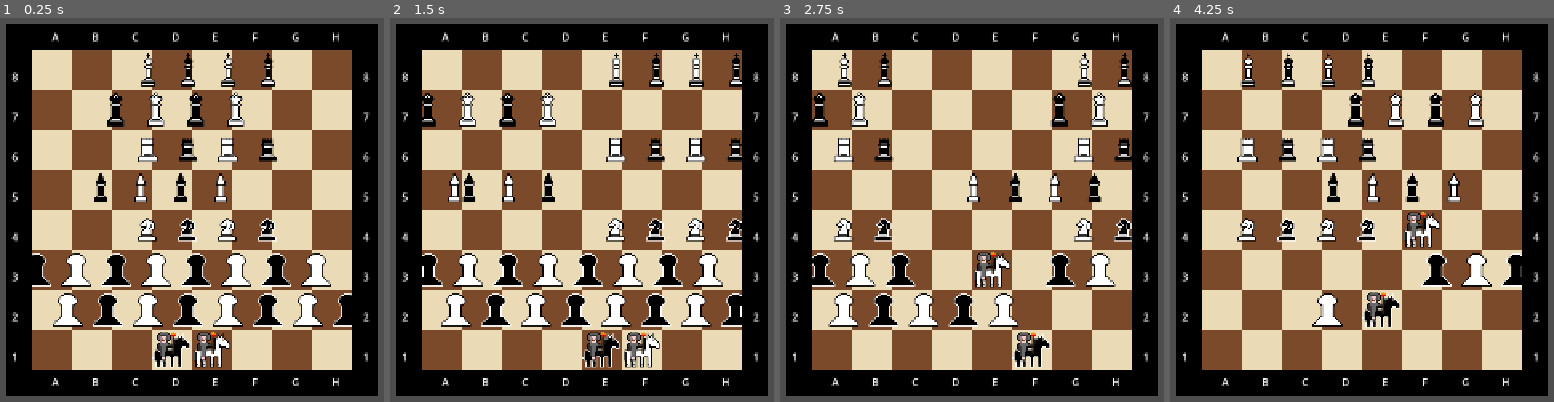
Above: before the commit, frames 1-4 (left to right).
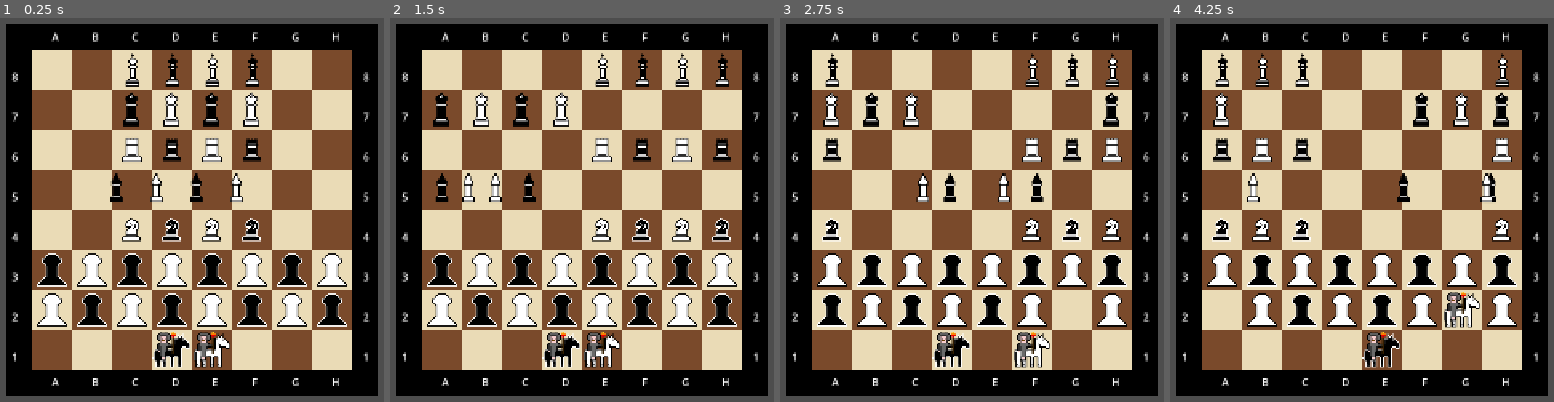
Above: after the commit, the same moments.

Repository: codebyabarrios/Pyramid-Chess
Game: Godot game, scene res://scenes/main.tscn
Two runs of this game, one before a commit and one after it. Both use one fixed random seed, a clock stepped at 60 frames per second and the inputs below.
Inputs (mouse positions are in pixels of both pictures, inside the frame that each line leads up to):
- Up to frame 1 (0.25 s): no input
- Up to frame 2 (1.5 s): tap Enter at 0.5 s; move the mouse to (outside the picture) at 0.52 s; hold D (p1_right) 0.53-1.28 s; tap Left (p2_left) at 0.6 s; click (outside the picture) at 0.67 s; tap Right (p2_right) at 0.8, 1.35 s; move the mouse to (outside the picture) at 1.27 s; hold Down from 1.28 s (still down)
- Up to frame 3 (2.75 s): tap Up (p2_up) at 1.55, 2.1 s; move the mouse to (outside the picture) at 2.02 s; release Down at 2.03 s; hold D (p1_right) from 2.03 s (still down); tap Left (p2_left) at 2.3 s
- Up to frame 4 (4.25 s): move the mouse to (outside the picture) at 2.77 s; release D (p1_right) at 2.78 s; hold W (p1_up) 2.78-3.53 s; tap Left (p2_left) at 2.85 s; click (outside the picture) at 2.92 s; tap Right (p2_right) at 3.05, 3.6 s; move the mouse to (outside the picture) at 3.52 s; hold A (p1_left) from 3.53 s (still down); tap Up (p2_up) at 3.8 s

The runs differ from the first frame. In frame 1, 19% of the frame differs, in the area x 8-92%, y 9-81%; in frame 2, 20%, in the area x 8-92%, y 9-92%; in frame 3, 18%; in frame 4, 17%.

Commit message:
Modificando la forma en la que las piezas se mueven, para que en vez de moverse sobre la fila, cada una de las piezas se mueva de casilla a casilla en la fila en la que se encuentra. A su vez, que los jinetes se puedan mover en diagonal. Si los jinetes comen una pieza de su mismo color, retroceden una casilla, en caso de que coman una pieza de color contrario, se desplazan junto con las demas piezas de dicha fila

Diff:
--- a/scenes/board.gd
+++ b/scenes/board.gd
@@ -124,22 +124,42 @@
 				current_piece.position = new_tile.position
 				add_child(current_piece)
 
+
+var movement_timer = 0.0
+const STEP_DELAY = 0.75
+
 func _process(delta):
+	movement_timer += delta
 
+	if movement_timer >= STEP_DELAY:
+		movement_timer = 0.0
+
+		for y in range(7):
+			for x in range(BOARD_SIZE):
+				var target = board[y][x]
+
+				if target != null:
+					var move_dir = target.direction
+					target.position.x += TILE_SIZE * move_dir
+
+					if move_dir == 1:
+						if target.position.x > MAX_X_POSITION:
+							target.position.x -= MAX_X_POSITION
+
+					elif move_dir == -1:
+						if target.position.x < 0:
+							target.position.x += MAX_X_POSITION
+
+func register_rider_in_matrix(rider_node: Node2D, x_pos: int, y_pos: int):
+	if y_pos >= 0 and y_pos < 7 and x_pos >= 0 and x_pos < BOARD_SIZE:
+		board[y_pos][x_pos] = rider_node
+
+func remove_rider_from_matrix(rider_node: Node2D):
 	for y in range(7):
 		for x in range(BOARD_SIZE):
-			var piece = board[y][x]
-			if piece != null:
+			if board[y][x] == rider_node:
+				board[y][x] = null
 
-				piece.position.x += movement_speed * delta * piece.direction
-
-				if piece.direction == 1:
-					if piece.position.x > MAX_X_POSITION:
-						piece.position.x -= MAX_X_POSITION
-
-				elif piece.direction == -1:
-					if piece.position.x < 0:
-						piece.position.x += MAX_X_POSITION
 
 func print_board():
 	for row in board:
--- a/scenes/main character/main_character.gd
+++ b/scenes/main character/main_character.gd
@@ -3,46 +3,85 @@
 var grid_position = Vector2i.ZERO
 var is_white = true
 var direction = 1
+var is_player_one = true
+var is_riding_rank = false
+var auto_movement_timer = 0.0
 
-# Interruptor para saber si es el Jugador 1 (WASD) o el Jugador 2 (Flechas)
-var is_player_one = true
+var input_buffer_timer = 0.0
+const INPUT_BUFFER_DELAY = 0.08
+var buffered_move_direction = Vector2.ZERO
+var is_waiting_for_input = false
 
+const STEP_DELAY = 0.75
 const TILE_SIZE = 64
 
 func _ready():
-	# Conectamos la colisión para comer piezas
 	$Area2D.area_entered.connect(_on_area_entered)
 
 func set_side(white: bool, texture_path: String):
 	is_white = white
-	# Si se configura como blanco (true), será el Jugador 2 (Flechas)
-	# Si se configura como negro (false), será el Jugador 1 (WASD)
 	is_player_one = !white
 	$Sprite2D.texture = load(texture_path)
 
 func _process(delta):
-	var move_direction = Vector2.ZERO
+	if is_riding_rank:
+		auto_movement_timer += delta
+		if auto_movement_timer >= STEP_DELAY:
+			auto_movement_timer = 0.0
+			position.x += TILE_SIZE * direction
+
+	var key_pressed_this_frame = false
 
 	if is_player_one:
 		if Input.is_action_just_pressed("p1_right"):
-			move_direction.x = 1
+			buffered_move_direction.x = 1
 		if Input.is_action_just_pressed("p1_left"):
-			move_direction.x = -1
+			buffered_move_direction.x = -1
 		if Input.is_action_just_pressed("p1_up"):
-			move_direction.y = -1
+			buffered_move_direction.y = -1
+			key_pressed_this_frame = true
 	else:
 		if Input.is_action_just_pressed("p2_right"):
-			move_direction.x = 1
+			buffered_move_direction.x = 1
 		if Input.is_action_just_pressed("p2_left"):
-			move_direction.x = -1
+			buffered_move_direction.x = -1
 		if Input.is_action_just_pressed("p2_up"):
-			move_direction.y = -1
+			buffered_move_direction.y = -1
+			key_pressed_this_frame = true
 
-	if move_direction != Vector2.ZERO:
-		position.x += move_direction.x * TILE_SIZE
-		position.y += move_direction.y * TILE_SIZE
+	if key_pressed_this_frame and not is_waiting_for_input:
+		is_waiting_for_input = true
+		input_buffer_timer = 0.0
 
-func _on_area_entered(area_que_tocamos: Area2D):
-	var piece = area_que_tocamos.get_parent()
+	if is_waiting_for_input:
+		input_buffer_timer += delta
+
+		if input_buffer_timer >= INPUT_BUFFER_DELAY:
+			is_waiting_for_input = false
+
+			if buffered_move_direction != Vector2.ZERO:
+				var board_node = get_parent()
+				if board_node and board_node.has_method("remove_rider_from_matrix"):
+					board_node.remove_rider_from_matrix(self)
+
+				position.x += buffered_move_direction.x * TILE_SIZE
+				position.y += buffered_move_direction.y * TILE_SIZE
+
+			buffered_move_direction = Vector2.ZERO
+
+func _on_area_entered(touched_area: Area2D):
+	var piece = touched_area.get_parent()
+
 	if piece != null:
-		piece.queue_free()
+		var board_node = get_parent()
+		if piece.is_white == is_white:
+			position.y += TILE_SIZE
+			if board_node and board_node.has_method("remove_rider_from_matrix"):
+				board_node.remove_rider_from_matrix(self)
+
+		else:
+			direction = piece.direction
+			if board_node and board_node.has_method("register_rider_in_matrix"):
+				board_node.register_rider_in_matrix(self, piece.grid_position.x, piece.grid_position.y)
+
+			piece.queue_free()
